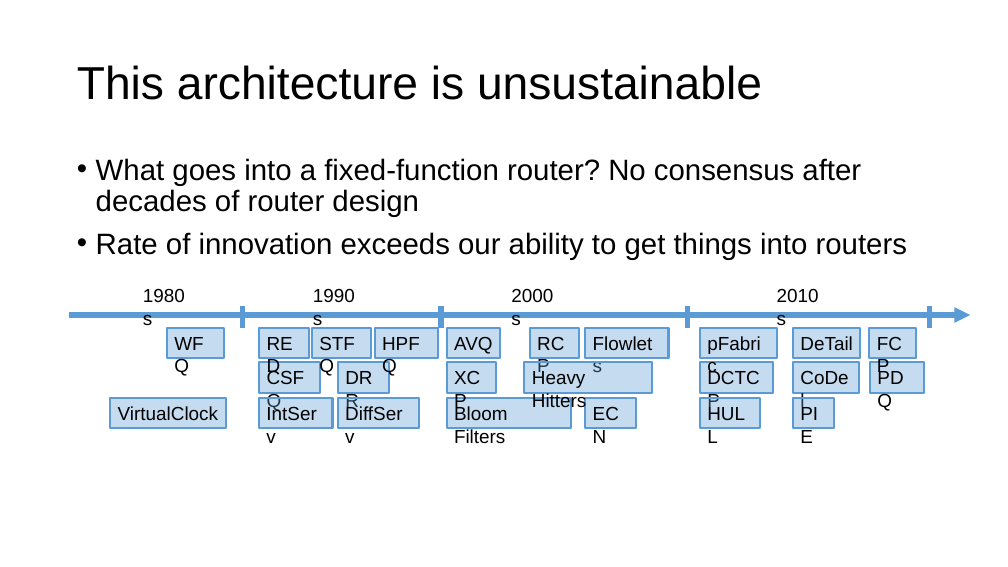
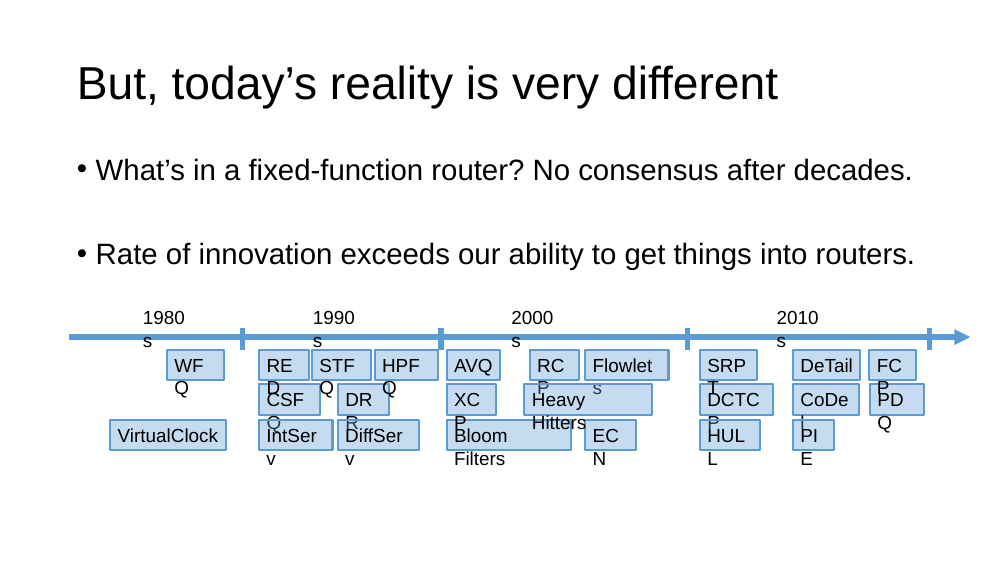
Before and after one commit to anirudhSK/pifo-domino-marple-ppts, a slide deck: slide 3 of combined_domino_pifo.pptx. Drawn at 1008x567 pixels with LibreOffice and Linux fonts; fonts in the diff are those of the drawing. Boxes give left, top, right and bottom in pixels: in the first picture for what was removed or moved away, otherwise in the second. Text is boxed around its words. In the diff, an @@ line names an element or a change of style, - is before the commit and + after.

```diff
--- a/combined_domino_pifo.pptx
+++ b/combined_domino_pifo.pptx
@@ title at [77, 65, 778, 109]: text changed @@
-This architecture is unsustainable
+But, today’s reality is very different
@@ text at [96, 158, 916, 270]: text changed @@
-• What goes into a fixed-function router? No consensus after decades of router design
-• Rate of innovation exceeds our ability to get things into routers
+• What’s in a fixed-function router? No consensus after decades.
+• Rate of innovation exceeds our ability to get things into routers.
@@ 23 rectangles, 4 texts, 4 lines, 1 arrow: place and size @@
-23 rectangles, 4 texts, 4 lines, 1 arrow at [70, 281, 970, 428]
+23 rectangles, 4 texts, 4 lines, 1 arrow at [70, 302, 970, 450]
@@ text in rectangle at [700, 349, 758, 380]: text changed @@
-pFabric
+SRPT
@@ rectangle "SRPT": place and size @@
-rectangle "SRPT" at [700, 327, 777, 358]
+rectangle "SRPT" at [700, 349, 758, 380]
```
Also in this commit, not shown: 12 other slides changed, 2 slides added, 1 other file.
